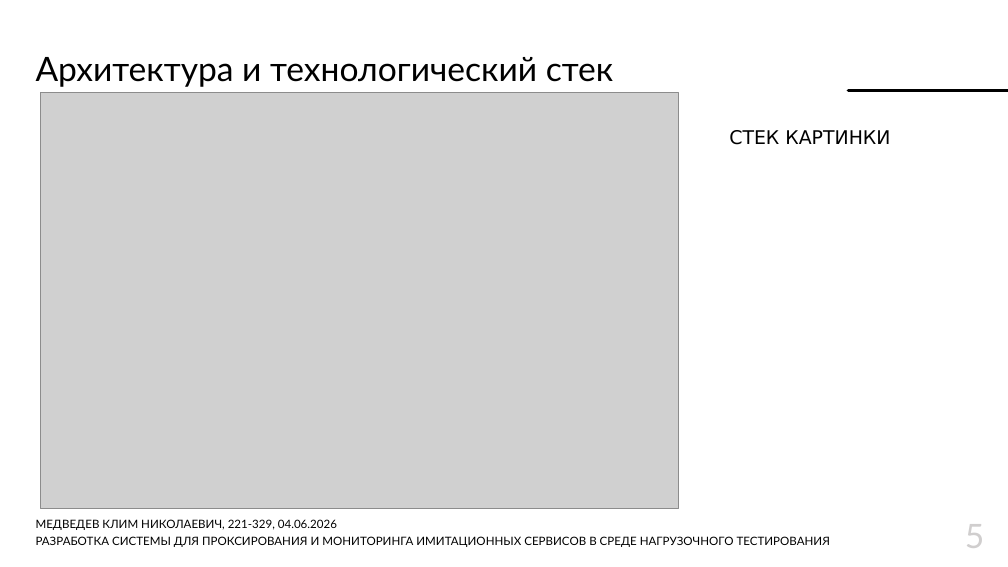
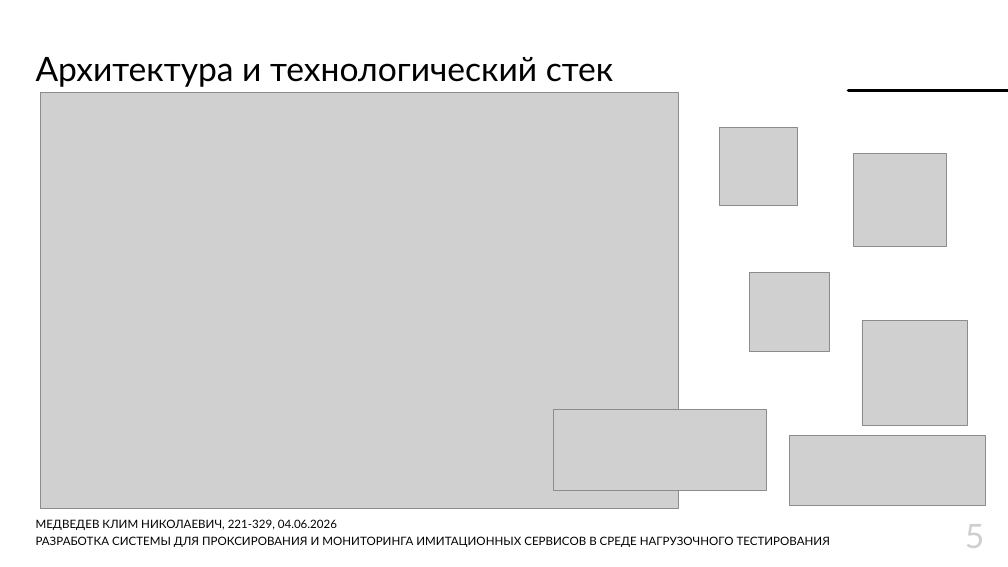
Before and after one commit to Lamardo43/educ-thesis, a slide deck: slide 5 of Thesis/docs/Презентация.pptx. Drawn at 1008x567 pixels with LibreOffice and Linux fonts; fonts in the diff are those of the drawing; grey boxes stand for pictures; background and template pictures are left out. Boxes give left, top, right and bottom in pixels: in the first picture for what was removed or moved away, otherwise in the second. Text is boxed around its words. In the diff, an @@ line names an element or a change of style, - is before the commit and + after.

```diff
--- a/Thesis/docs/Презентация.pptx
+++ b/Thesis/docs/Презентация.pptx
@@ picture added at <box>720,128,798,206</box> @@
@@ text removed at <box>729,130,890,145</box> @@
-СТЕК КАРТИНКИ
@@ picture added at <box>854,154,947,247</box> @@
@@ picture added at <box>749,272,829,352</box> @@
@@ picture added at <box>862,321,967,426</box> @@
@@ picture added at <box>554,410,767,491</box> @@
@@ picture added at <box>789,436,985,506</box> @@
```
Also in this commit, not shown: 8 other slides changed, 8 other files.
